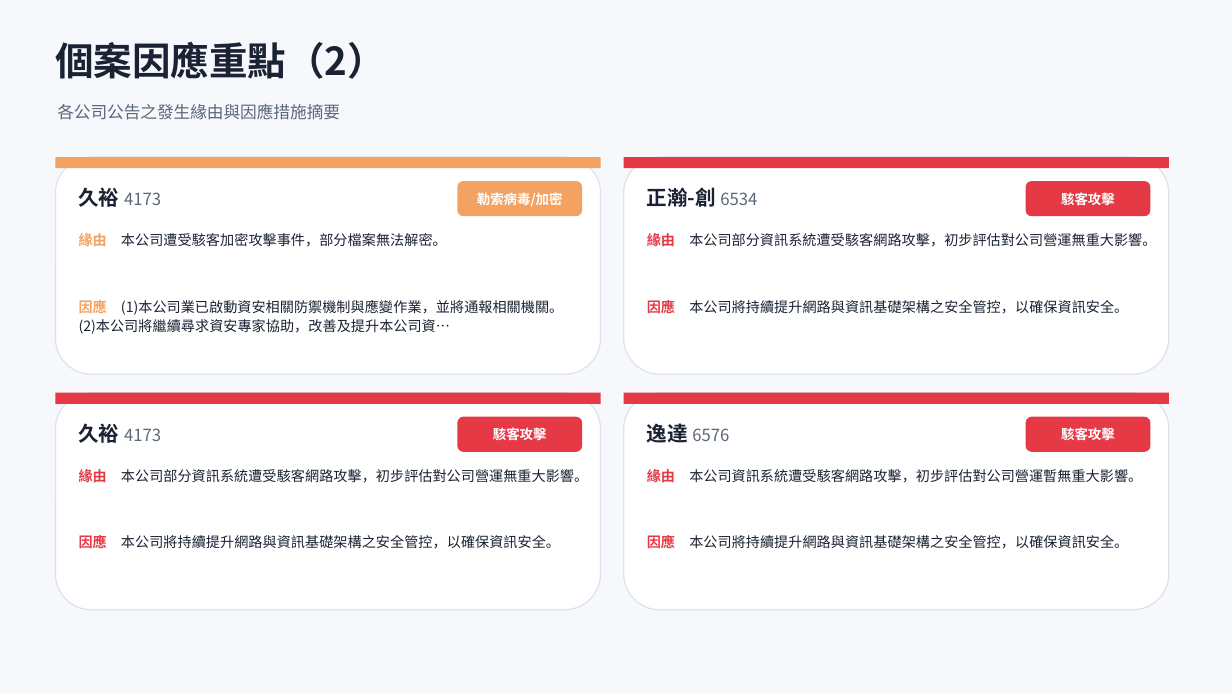
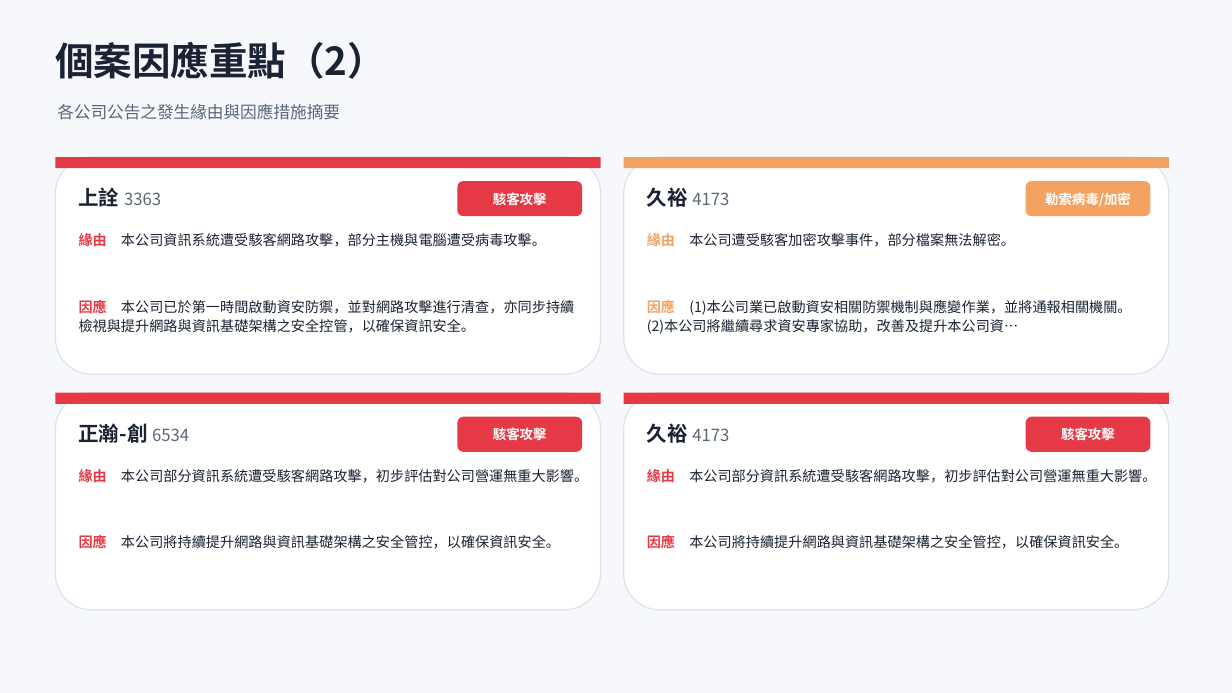
Before and after one commit to Johnnylin77/mops-isec-monitor, a slide deck: slide 7 of 資安事件因應分析.pptx. Drawn at 1232x693 pixels with LibreOffice and Linux fonts; fonts in the diff are those of the drawing. Boxes give left, top, right and bottom in pixels: in the first picture for what was removed or moved away, otherwise in the second. Text is boxed around its words. In the diff, an @@ line names an element or a change of style, - is before the commit and + after.

```diff
--- a/資安事件因應分析.pptx
+++ b/資安事件因應分析.pptx
@@ rectangle at (x1=55, y1=157, x2=601, y2=168): fill #F4A261 to #E63946 @@
@@ rectangle at (x1=624, y1=157, x2=1169, y2=168): fill #E63946 to #F4A261 @@
@@ text at (x1=79, y1=187, x2=161, y2=207): text changed @@
-久裕 4173
+上詮 3363
@@ rounded rectangle at (x1=457, y1=181, x2=582, y2=216): fill #F4A261 to #E63946 @@
@@ text at (x1=493, y1=192, x2=547, y2=205): text changed @@
-勒索病毒/加密
+駭客攻擊
@@ text at (x1=647, y1=187, x2=729, y2=207): text changed; size 16 to 13 pt; text colour #1A2233 to #5C6679; bold off @@
-正瀚-創 6534
+久裕 4173
@@ rounded rectangle at (x1=1026, y1=181, x2=1151, y2=216): fill #E63946 to #F4A261 @@
@@ text at (x1=1045, y1=192, x2=1131, y2=207): text changed @@
-駭客攻擊
+勒索病毒/加密
@@ text at (x1=79, y1=231, x2=546, y2=249): text changed @@
-緣由 本公司遭受駭客加密攻擊事件，部分檔案無法解密。
+緣由 本公司資訊系統遭受駭客網路攻擊，部分主機與電腦遭受病毒攻擊。
@@ text at (x1=647, y1=231, x2=1015, y2=249): text changed @@
-緣由 本公司部分資訊系統遭受駭客網路攻擊，初步評估對公司營運無重大影響。
+緣由 本公司遭受駭客加密攻擊事件，部分檔案無法解密。
@@ text at (x1=79, y1=298, x2=574, y2=333): text changed @@
-因應 (1)本公司業已啟動資安相關防禦機制與應變作業，並將通報相關機關。(2)本公司將繼續尋求資安專家協助，改善及提升本公司資…
+因應 本公司已於第一時間啟動資安防禦，並對網路攻擊進行清查，亦同步持續檢視與提升網路與資訊基礎架構之安全控管，以確保資訊安全。
@@ text at (x1=647, y1=298, x2=1131, y2=334): text changed @@
-因應 本公司將持續提升網路與資訊基礎架構之安全管控，以確保資訊安全。
+因應 (1)本公司業已啟動資安相關防禦機制與應變作業，並將通報相關機關。(2)本公司將繼續尋求資安專家協助，改善及提升本公司資…
@@ text at (x1=79, y1=423, x2=189, y2=443): text changed; size 13 to 16 pt; text colour #5C6679 to #1A2233; bold on @@
-久裕 4173
+正瀚-創 6534
@@ text at (x1=647, y1=423, x2=729, y2=443): text changed @@
-逸達 6576
+久裕 4173
@@ text at (x1=647, y1=467, x2=1156, y2=485): text changed @@
-緣由 本公司資訊系統遭受駭客網路攻擊，初步評估對公司營運暫無重大影響。
+緣由 本公司部分資訊系統遭受駭客網路攻擊，初步評估對公司營運無重大影響。
```
Also in this commit, not shown: 5 other slides changed, 1 slide removed, 2 other files.
